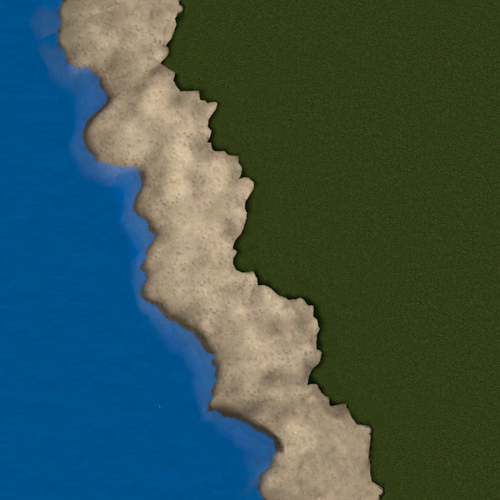
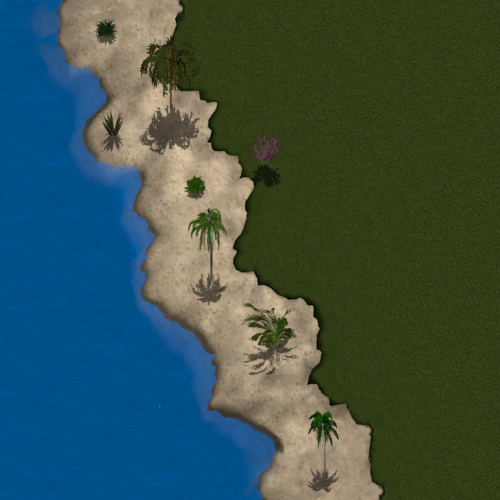
Before/after of a w=500, h=500 layered artwork. What changed in the layer stack:
added layer "Background copy#15" above "Background copy#19" over (183, 175, 207, 201)
added layer "Background copy#19" above "Background copy#25" over (94, 19, 118, 46)
added layer "Background copy#25" above "Background copy#26" over (240, 302, 300, 376)
added layer "Background copy#26" above "baum_schatten0001.png#10" over (250, 131, 281, 189)
added layer "baum_schatten0001.png#10" above "baum_schatten0001.png#15" over (138, 35, 201, 155)
added layer "baum_schatten0001.png#15" above "baum_schatten0001.png#32" over (186, 207, 228, 307)
added layer "baum_schatten0001.png#32" above "baum_schatten0001.png#36" over (307, 409, 340, 494)
added layer "baum_schatten0001.png#36" above "Clipboard" over (101, 109, 124, 152)
